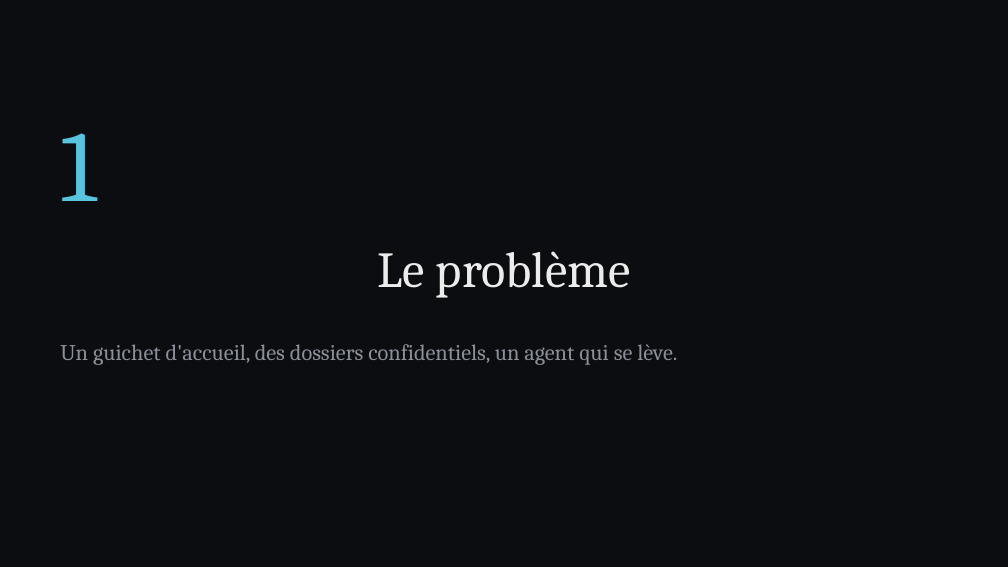
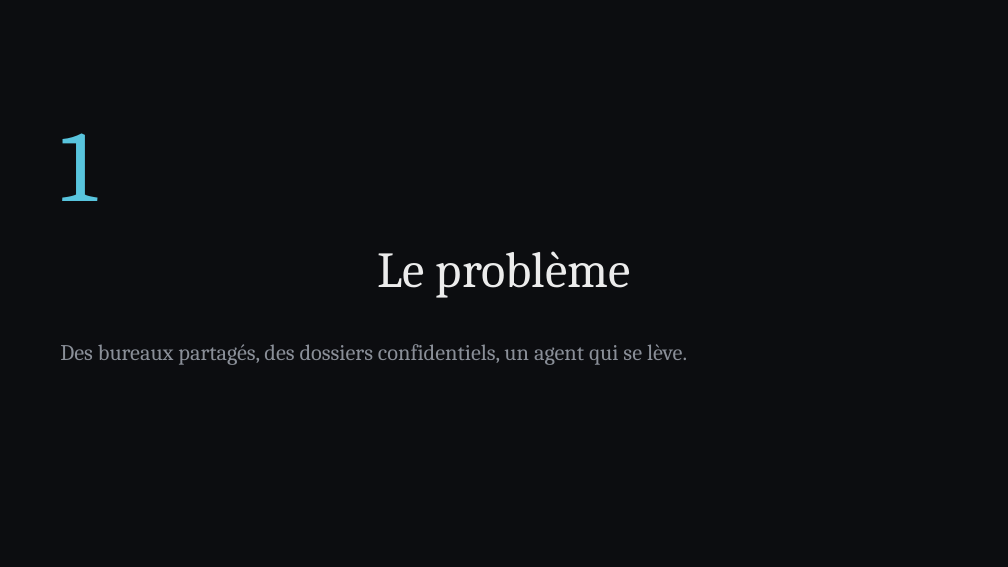
Before and after one commit to bachir151/projet-E6, a slide deck: slide 2 of Projet apprenti 3/livrables/powerpoint-3b1b/Projet_E6_Lorenzo_3b1b.pptx. Drawn at 1008x567 pixels with LibreOffice and Linux fonts; fonts in the diff are those of the drawing. Boxes give left, top, right and bottom in pixels: in the first picture for what was removed or moved away, otherwise in the second. Text is boxed around its words. In the diff, an @@ line names an element or a change of style, - is before the commit and + after.

```diff
--- a/Projet apprenti 3/livrables/powerpoint-3b1b/Projet_E6_Lorenzo_3b1b.pptx
+++ b/Projet apprenti 3/livrables/powerpoint-3b1b/Projet_E6_Lorenzo_3b1b.pptx
@@ text at [60, 344, 687, 365]: text changed @@
-Un guichet d'accueil, des dossiers confidentiels, un agent qui se lève.
+Des bureaux partagés, des dossiers confidentiels, un agent qui se lève.
```
Also in this commit, not shown: 6 other slides changed, 12 other files.
